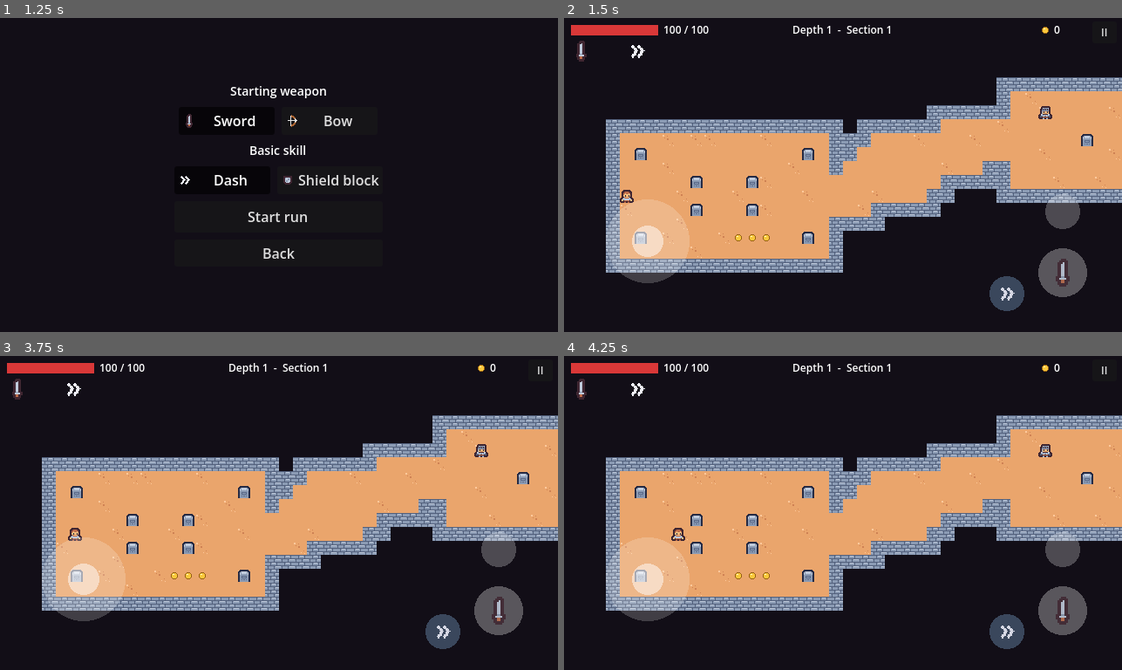
Above: before the commit, frames 1-4 (two rows, left to right).
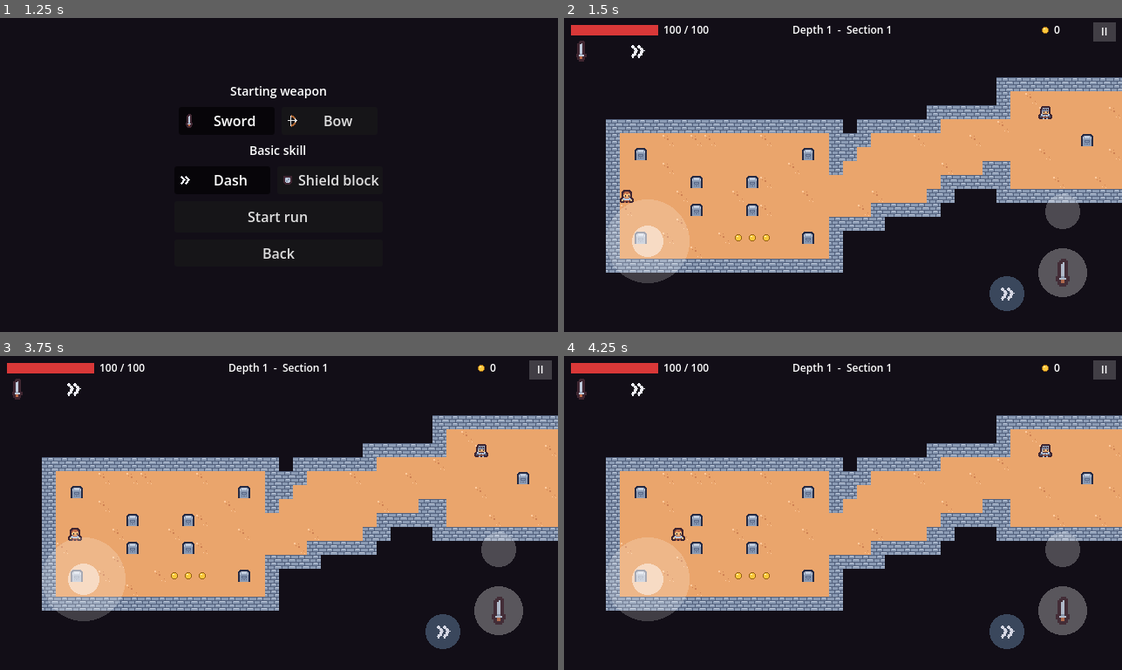
Above: after the commit, the same moments.

Repository: arturan2101/diplome_game
Game: Godot game, scene res://ui/main_menu.tscn
The game is run twice, just before and just after one commit, with the same random seed, the same clock (stepped at 60 frames per second) and the same inputs.
Inputs (mouse positions are in pixels of both pictures, inside the frame that each line leads up to):
- Up to frame 1 (1.25 s): click "Play" at 0.5 s
- Up to frame 2 (1.5 s): click "Start run" at 1.25 s
- Up to frame 3 (3.75 s): click (541, 371) at 2 s, where only the run before the commit has a clickable "II"; click "Resume" at 2.75 s; tap Enter (ui_accept) at 3.5 s; move the mouse to (401, 497) at 3.52 s; hold D (move_right) from 3.53 s (still down); hold J (attack) from 3.53 s (still down); click (401, 497) at 3.67 s
- Up to frame 4 (4.25 s): keep holding D (move_right); keep holding J (attack); tap Enter (ui_accept) at 3.77 s; tap K (swap_weapon) at 3.8 s

Frame 1 is identical in both runs. In frame 2, 0.2% of the frame differs, in the area x 94-99%, y 1-8%; in frame 3, 0.2%; in frame 4, 0.2%.

Commit message:
Stage 12: Android export preset, touch fixes, build guide, final summary
- export_presets.cfg (Android, arm64, rooms/*.txt included, tests excluded)
- Sensor landscape, ETC2/ASTC import, back button handled instead of quitting
- Pause is a TouchScreenButton (works with a second finger); joystick
  releases on pause
- tests/test_touch_controls.gd with synthetic multi-touch
- docs/android-build.md and the final summary in docs/progress.md

Co-Authored-By: Claude Fable 5.2 <noreply@anthropic.com>

Diff:
--- a/main/game.gd
+++ b/main/game.gd
@@ -47,8 +47,6 @@
 	player.add_weapon(GameManager.starting_weapon)
 	player.set_skill(GameManager.starting_skill)
 	hud.bind_player(player)
-	if pause_menu != null:
-		hud.pause_pressed.connect(pause_menu.toggle)
 	GameManager.player_died.connect(_on_player_died)
 	if BOT_ARG in OS.get_cmdline_user_args():
 		add_bot()
--- a/project.godot
+++ b/project.godot
@@ -11,7 +11,9 @@
 [application]
 
 config/name="Ruins"
+config/version="0.1.0"
 run/main_scene="res://ui/main_menu.tscn"
+config/quit_on_go_back=false
 config/features=PackedStringArray("4.7", "GL Compatibility")
 config/icon="res://icon.svg"
 
@@ -25,6 +27,7 @@
 window/size/viewport_width=640
 window/size/viewport_height=360
 window/stretch/mode="canvas_items"
+window/handheld/orientation=4
 
 [input]
 
@@ -100,4 +103,5 @@
 rendering_device/driver.windows="d3d12"
 renderer/rendering_method="gl_compatibility"
 renderer/rendering_method.mobile="gl_compatibility"
+textures/vram_compression/import_etc2_astc=true
 environment/defaults/default_clear_color=Color(0.07, 0.055, 0.09, 1)
--- a/tests/test_screens.gd
+++ b/tests/test_screens.gd
@@ -93,10 +93,13 @@
 	var paused_ok: bool = get_tree().paused and game.pause_menu.panel.visible
 	game.pause_menu.set_paused(false)
 	check(paused_ok and not get_tree().paused and not game.pause_menu.panel.visible, "pause stops the game and resume continues it")
-	hud.pause_button.pressed.emit()
-	var button_paused: bool = get_tree().paused
+	var pause_event: InputEventAction = InputEventAction.new()
+	pause_event.action = &"pause"
+	pause_event.pressed = true
+	game.pause_menu._unhandled_input(pause_event)
+	var action_paused: bool = get_tree().paused
 	game.pause_menu.toggle()
-	check(button_paused and not get_tree().paused, "the HUD pause button opens the pause menu")
+	check(action_paused and not get_tree().paused, "the pause action (Esc, HUD button) opens the pause menu")
 
 	await physics_frames(60)
 	GameManager.kills = 4
--- /dev/null
+++ b/tests/test_touch_controls.gd
@@ -0,0 +1,77 @@
+extends TestCase
+## Headless test for the touch controls of the HUD with synthetic touches: the floating
+## joystick, the action buttons, several fingers at once, and letting go on pause.
+## Real feel on a phone still has to be checked by hand (see docs/android-build.md).
+
+const HUD_SCENE: String = "res://ui/hud.tscn"
+const JOYSTICK_TOUCH: Vector2 = Vector2(100.0, 250.0)
+const LEFT_FINGER: int = 0
+const RIGHT_FINGER: int = 1
+
+
+func run() -> void:
+	var hud: Hud = (load(HUD_SCENE) as PackedScene).instantiate() as Hud
+	add_child(hud)
+	await physics_frames(2)
+	var attack_button: TouchScreenButton = hud.get_node("AttackButton") as TouchScreenButton
+	var skill_button: TouchScreenButton = hud.get_node("SkillButton") as TouchScreenButton
+	var swap_button: TouchScreenButton = hud.get_node("SwapButton") as TouchScreenButton
+	var pause_button: TouchScreenButton = hud.get_node("PauseButton") as TouchScreenButton
+	check(attack_button.action == "attack" and skill_button.action == "skill" and swap_button.action == "swap_weapon"
+			and pause_button.action == "pause", "each touch button presses its Input Map action")
+
+	# Left thumb on the joystick, dragged right.
+	await _touch(LEFT_FINGER, JOYSTICK_TOUCH, true)
+	await _drag(LEFT_FINGER, JOYSTICK_TOUCH + Vector2(60.0, 0.0))
+	check(_move_vector().x > 0.9 and absf(_move_vector().y) < 0.1, "dragging the joystick right moves right at full strength")
+
+	# Right thumb presses attack while the left one keeps the joystick.
+	await _touch(RIGHT_FINGER, attack_button.global_position, true)
+	check(Input.is_action_pressed("attack") and _move_vector().x > 0.9, "attack and joystick work with two fingers at once")
+	await _drag(LEFT_FINGER, JOYSTICK_TOUCH + Vector2(0.0, -60.0))
+	check(_move_vector().y < -0.9 and Input.is_action_pressed("attack"), "the joystick follows its own finger while attack is held")
+	await _touch(RIGHT_FINGER, attack_button.global_position, false)
+	check(not Input.is_action_pressed("attack") and _move_vector().y < -0.9, "releasing attack keeps the joystick")
+
+	await _touch(RIGHT_FINGER, skill_button.global_position, true)
+	check(Input.is_action_pressed("skill"), "the skill button presses the skill action")
+	await _touch(RIGHT_FINGER, skill_button.global_position, false)
+
+	await _touch(LEFT_FINGER, JOYSTICK_TOUCH, false)
+	check(_move_vector().is_zero_approx(), "lifting the finger stops the movement")
+
+	# Pausing with a finger on the joystick must not leave the player walking.
+	await _touch(LEFT_FINGER, JOYSTICK_TOUCH, true)
+	await _drag(LEFT_FINGER, JOYSTICK_TOUCH + Vector2(60.0, 0.0))
+	get_tree().paused = true
+	await get_tree().process_frame
+	var released_on_pause: bool = _move_vector().is_zero_approx()
+	get_tree().paused = false
+	await get_tree().process_frame
+	check(released_on_pause, "pausing releases the joystick")
+	await _touch(LEFT_FINGER, JOYSTICK_TOUCH, false)
+	hud.queue_free()
+	await physics_frames(2)
+
+
+func _move_vector() -> Vector2:
+	return Input.get_vector("move_left", "move_right", "move_up", "move_down")
+
+
+func _touch(finger: int, at: Vector2, pressed: bool) -> void:
+	var event: InputEventScreenTouch = InputEventScreenTouch.new()
+	event.index = finger
+	event.position = at
+	event.pressed = pressed
+	# Positions are already in game (viewport) coordinates: skip the window transform.
+	get_viewport().push_input(event, true)
+	await physics_frames(2)
+
+
+func _drag(finger: int, to: Vector2) -> void:
+	var event: InputEventScreenDrag = InputEventScreenDrag.new()
+	event.index = finger
+	event.position = to
+	# Positions are already in game (viewport) coordinates: skip the window transform.
+	get_viewport().push_input(event, true)
+	await physics_frames(2)
--- a/ui/death_screen.gd
+++ b/ui/death_screen.gd
@@ -26,6 +26,12 @@
 	again_button.grab_focus()
 
 
+func _notification(what: int) -> void:
+	# The phone's back button on the results screen leads to the menu.
+	if what == NOTIFICATION_WM_GO_BACK_REQUEST and is_node_ready() and panel.visible:
+		_on_menu_pressed()
+
+
 func _on_again_pressed() -> void:
 	GameManager.restart_run()
 
--- a/ui/hud.gd
+++ b/ui/hud.gd
@@ -1,11 +1,10 @@
 class_name Hud
 extends CanvasLayer
 ## Heads-up display of a run: health, weapon slots, skill cooldown, coins, depth,
-## the pause button, icons on the touch buttons, and a black fade used between
-## sections. Reads GameManager through its signals and the player through its nodes.
-
-## Emitted when the pause button is pressed.
-signal pause_pressed
+## icons on the touch buttons, and a black fade used between sections. Every button
+## here is a TouchScreenButton that presses an Input Map action (attack, swap_weapon,
+## skill, pause), so several fingers can use them at the same time.
+## Reads GameManager through its signals and the player through its nodes.
 
 @export var hp_bar: ProgressBar
 @export var hp_label: Label
@@ -16,7 +15,6 @@
 @export var skill_icon: TextureRect
 ## Dark overlay on the skill icon; its height shows the cooldown left.
 @export var skill_cooldown: Control
-@export var pause_button: Button
 ## Icons drawn on the touch buttons.
 @export var attack_button_icon: Sprite2D
 @export var swap_button_icon: Sprite2D
@@ -36,8 +34,6 @@
 	GameManager.section_changed.connect(_on_section_changed)
 	_on_coins_changed(GameManager.coins)
 	_on_section_changed(GameManager.section_index, GameManager.depth)
-	if pause_button != null:
-		pause_button.pressed.connect(pause_pressed.emit)
 	if fade != null:
 		fade.color.a = 0.0
 
--- a/ui/hud.tscn
+++ b/ui/hud.tscn
@@ -11,13 +11,16 @@
 [sub_resource type="CircleShape2D" id="small_shape"]
 radius = 20.0
 
+[sub_resource type="RectangleShape2D" id="pause_shape"]
+size = Vector2(32, 28)
+
 [sub_resource type="StyleBoxFlat" id="hp_fill"]
 bg_color = Color(0.85, 0.22, 0.22, 1)
 
 [sub_resource type="StyleBoxFlat" id="hp_back"]
 bg_color = Color(0.1, 0.08, 0.12, 0.85)
 
-[node name="HUD" type="CanvasLayer" node_paths=PackedStringArray("hp_bar", "hp_label", "coins_label", "depth_label", "weapon_icons", "skill_icon", "skill_cooldown", "pause_button", "attack_button_icon", "swap_button_icon", "skill_button_icon", "fade")]
+[node name="HUD" type="CanvasLayer" node_paths=PackedStringArray("hp_bar", "hp_label", "coins_label", "depth_label", "weapon_icons", "skill_icon", "skill_cooldown", "attack_button_icon", "swap_button_icon", "skill_button_icon", "fade")]
 script = ExtResource("1")
 hp_bar = NodePath("Info/HpBar")
 hp_label = NodePath("Info/HpLabel")
@@ -26,7 +29,6 @@
 weapon_icons = [NodePath("Info/Weapon1"), NodePath("Info/Weapon2")]
 skill_icon = NodePath("Info/Skill")
 skill_cooldown = NodePath("Info/Skill/Cooldown")
-pause_button = NodePath("Info/PauseButton")
 attack_button_icon = NodePath("AttackButton/Icon")
 swap_button_icon = NodePath("SwapButton/Icon")
 skill_button_icon = NodePath("SkillButton/Icon")
@@ -86,6 +88,28 @@
 [node name="Icon" type="Sprite2D" parent="SkillButton"]
 modulate = Color(1, 1, 1, 0.85)
 scale = Vector2(1.5, 1.5)
+
+[node name="PauseButton" type="TouchScreenButton" parent="."]
+position = Vector2(620, 16)
+shape = SubResource("pause_shape")
+action = "pause"
+visibility_mode = 1
+
+[node name="PlaceholderShape" type="Node2D" parent="PauseButton"]
+script = ExtResource("3")
+shape_type = 1
+size = Vector2(26, 22)
+color = Color(1, 1, 1, 0.2)
+
+[node name="Label" type="Label" parent="PauseButton"]
+offset_left = -13.0
+offset_top = -11.0
+offset_right = 13.0
+offset_bottom = 11.0
+theme_override_font_sizes/font_size = 12
+text = "II"
+horizontal_alignment = 1
+vertical_alignment = 1
 
 [node name="Info" type="Control" parent="."]
 layout_mode = 3
@@ -198,20 +222,6 @@
 theme_override_font_sizes/font_size = 12
 text = "0"
 
-[node name="PauseButton" type="Button" parent="Info"]
-layout_mode = 1
-anchors_preset = 1
-anchor_left = 1.0
-anchor_right = 1.0
-offset_left = -34.0
-offset_top = 4.0
-offset_right = -6.0
-offset_bottom = 28.0
-grow_horizontal = 0
-focus_mode = 0
-theme_override_font_sizes/font_size = 12
-text = "II"
-
 [node name="Fade" type="ColorRect" parent="."]
 anchors_preset = 15
 anchor_right = 1.0
--- a/ui/main_menu.gd
+++ b/ui/main_menu.gd
@@ -57,6 +57,15 @@
 	if _title_held_time >= debug_hold_time:
 		_title_held_time = -1.0
 		_toggle_debug_panel()
+
+
+func _notification(what: int) -> void:
+	# The phone's back button: from the loadout to the title, from the title out of the game.
+	if what == NOTIFICATION_WM_GO_BACK_REQUEST and is_node_ready():
+		if loadout_screen.visible:
+			_show_loadout(false)
+		else:
+			get_tree().quit()
 
 
 func _unhandled_input(event: InputEvent) -> void:
--- a/ui/pause_menu.gd
+++ b/ui/pause_menu.gd
@@ -24,6 +24,12 @@
 		get_viewport().set_input_as_handled()
 
 
+func _notification(what: int) -> void:
+	# The phone's back button pauses instead of closing the game.
+	if what == NOTIFICATION_WM_GO_BACK_REQUEST:
+		toggle()
+
+
 func toggle() -> void:
 	set_paused(not get_tree().paused)
 
--- a/ui/touch_joystick.gd
+++ b/ui/touch_joystick.gd
@@ -40,8 +40,8 @@
 
 
 func _notification(what: int) -> void:
-	# A finger can be lost without a release event (app minimised, scene changed).
-	if what == NOTIFICATION_APPLICATION_FOCUS_OUT or what == NOTIFICATION_EXIT_TREE:
+	# A finger can be lost without a release event (app minimised, scene changed, game paused).
+	if what == NOTIFICATION_APPLICATION_FOCUS_OUT or what == NOTIFICATION_EXIT_TREE or what == NOTIFICATION_PAUSED:
 		_end_touch()
 
 
Not shown, added: export_presets.cfg
Not shown, added: tests/test_touch_controls.gd.uid
Not shown, changed: CLAUDE.md
Not shown, changed: docs/ai-usage-log.md
Not shown, added: docs/android-build.md
Not shown, changed: docs/design.md
Not shown, changed: docs/progress.md
